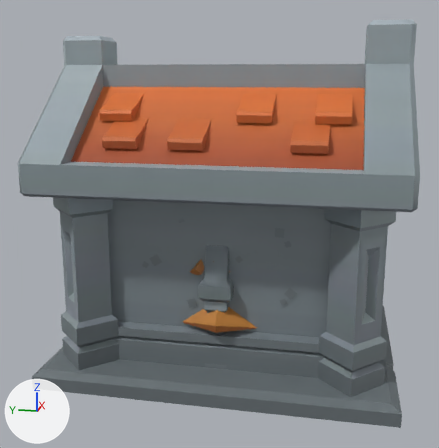
A saved change to the glTF model public/models/env/halloween.glb.
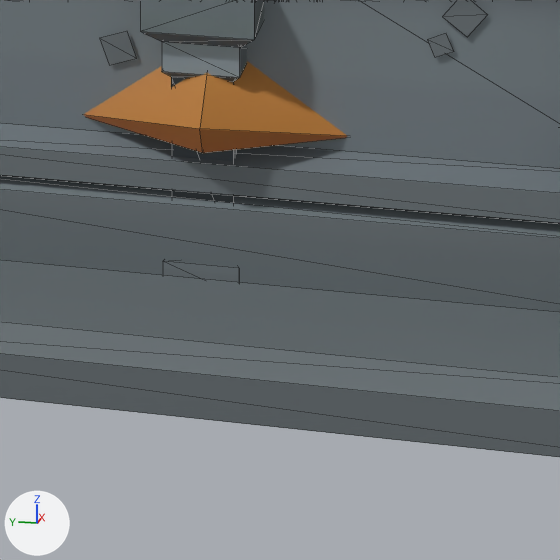
Each version appears first whole from a 50 mm camera at (-14.4, -2.57, 6.88) aimed at (-0.05, 0.3, 3.29), and next in a close-up on the part from 36% to 72% of the width and 65% to 100% of the height. Lighting does not change. The marker at lower left points along +X, +Y and +Z. The first two pictures are the older version. The close-ups show mesh edges as thin lines. Where no turn or scale is listed for an object, it has been applied to the vertices.

The scene before the commit, as lines of its bpy script (objects in view):
```python
me_cube_084 = bpy.data.meshes.new('Cube.084')
me_cube_084.from_pydata(...)  # 169 vertices, 318 faces; spans x -2.38..2.38, y -2.08..2.08, z -3.74..3.74
me_cube_084.materials.append(mat_halloweenbits)  # picture img_halloweenbits_texture
me_cube_514 = bpy.data.meshes.new('Cube.514')
me_cube_514.from_pydata(...)  # 632 vertices, 952 faces; spans x -3.0..3.0, y -4.0..4.0, z -4.0..4.0
me_cube_514.materials.append(mat_halloweenbits)  # picture img_halloweenbits_texture
me_cube_635 = bpy.data.meshes.new('Cube.635')
me_cube_635.from_pydata(...)  # 220 vertices, 436 faces; spans x -0.96..0.96, y -0.17..0.17, z -1.0..1.0
me_cube_635.materials.append(mat_halloweenbits)  # picture img_halloweenbits_texture
ob_arch_001 = bpy.data.objects.new('arch.001', me_cube_635)
ob_arch_001.parent = ob_arch
ob_arch_001.location = (0.0, 0.0, 2.207)
ob_arch_001.scale = (2.21, 2.21, 2.21)
ob_crypt_001 = bpy.data.objects.new('crypt.001', me_cube_514)
ob_crypt_001.location = (0.0, 0.0, 4.0)
ob_tree_pine_yellow_large_001 = bpy.data.objects.new('tree_pine_yellow_large.001', me_cube_084)
ob_tree_pine_yellow_large_001.location = (0.017, -0.001, 3.183)
# also in view: 'Cube.635' at (0.0, 0.0, 2.21)
```
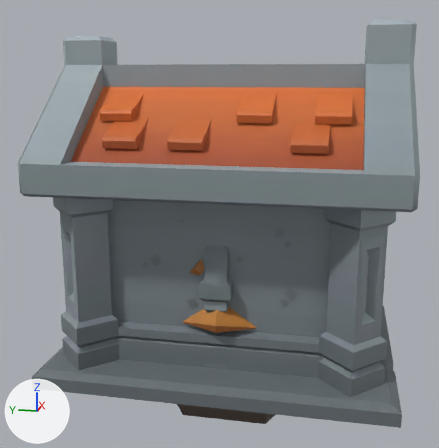
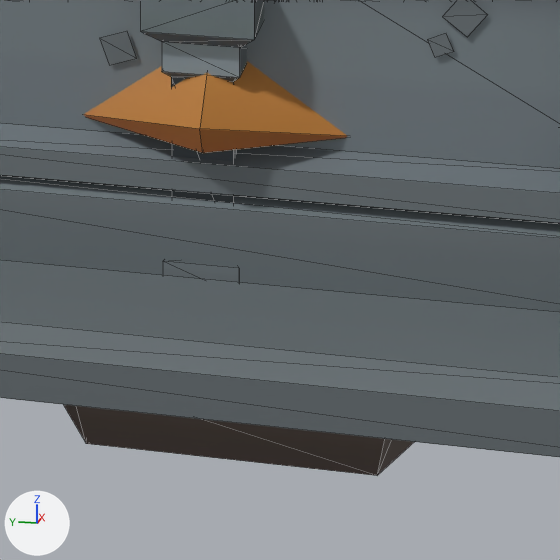
Changed parts and their boxes (x1, y1, x2, y2) in the close-ups (560 x 560 px):
```json
{"object": "floor_dirt_grave.001", "change": "added", "after": [64, 405, 414, 476]}
```

The change, as JSON lines over the scene's bpy script:
```json
{"op": "add", "block": "me_cube_135", "code": ["me_cube_135 = bpy.data.meshes.new('Cube.135')", "me_cube_135.from_pydata(...)  # 87 vertices, 132 faces; spans x -2.0..2.0, y -2.0..2.0, z -0.76..0.76", "me_cube_135.materials.append(mat_halloweenbits)  # picture img_halloweenbits_texture"]}
{"op": "add", "block": "ob_floor_dirt_grave_001", "code": ["ob_floor_dirt_grave_001 = bpy.data.objects.new('floor_dirt_grave.001', me_cube_135)", "ob_floor_dirt_grave_001.location = (0.0, 0.0, -0.735)"]}
```
